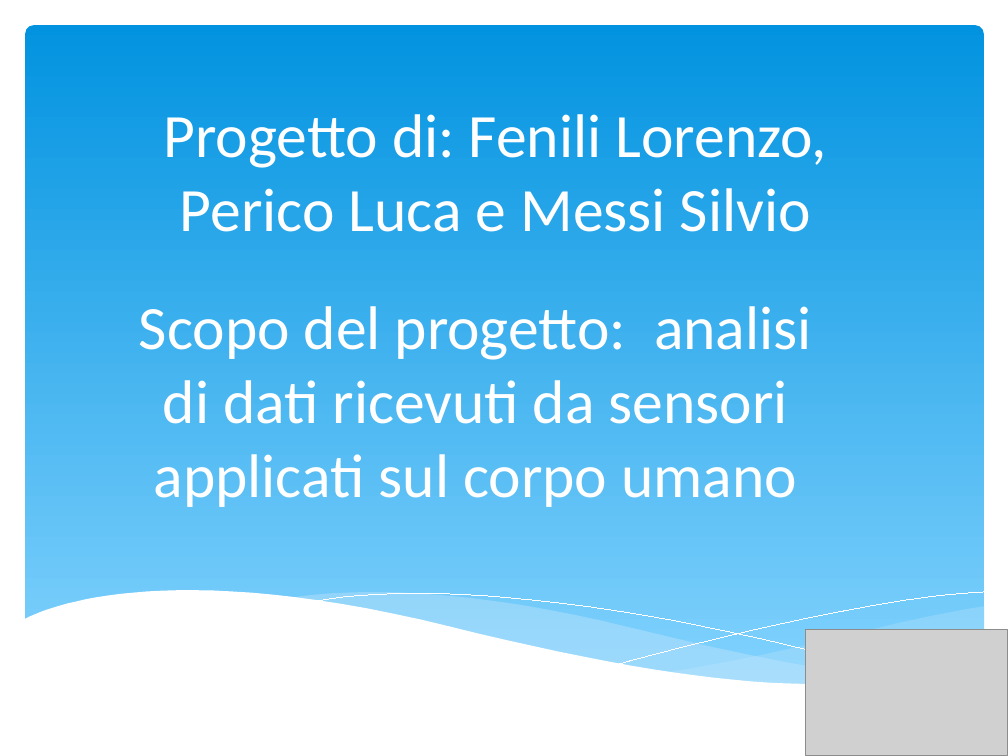
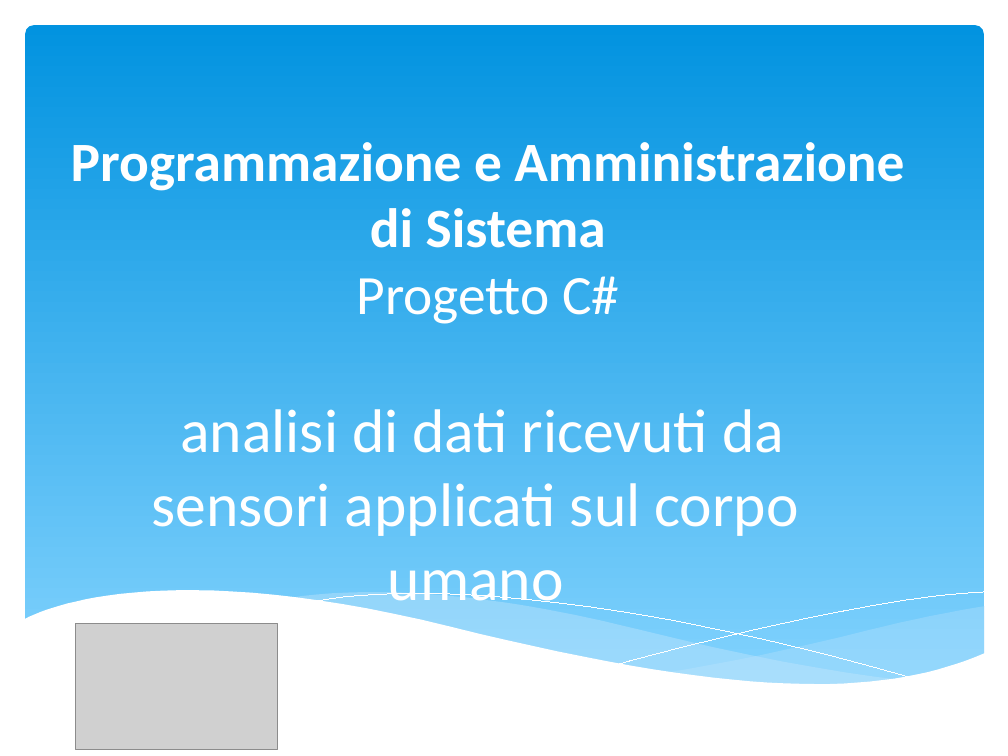
Before and after one commit to Nerdologi/Progetti-CSharp, a slide deck: slide 1 of Esame/presentazione.pptx. Drawn at 1008x756 pixels with LibreOffice and Linux fonts; fonts in the diff are those of the drawing; grey boxes stand for pictures. Boxes give left, top, right and bottom in pixels: in the first picture for what was removed or moved away, otherwise in the second. Text is boxed around its words. In the diff, an @@ line names an element or a change of style, - is before the commit and + after.

```diff
--- a/Esame/presentazione.pptx
+++ b/Esame/presentazione.pptx
@@ title at [71, 142, 904, 324]: text changed; size 44 to 39.6 pt; bold on @@
-Progetto di: Fenili Lorenzo,
-Perico Luca e Messi Silvio
+Programmazione e Amministrazione di Sistema
+Progetto C#
@@ subtitle at [152, 409, 798, 536]: text changed @@
-Scopo del progetto: analisi di dati ricevuti da sensori applicati sul corpo umano
+analisi di dati ricevuti da sensori applicati sul corpo umano
@@ picture: place and size @@
-picture at [805, 630, 1008, 756]
+picture at [76, 623, 278, 749]
```
Also in this commit, not shown: 4 other slides changed, 3 slides added, 1 other file.
